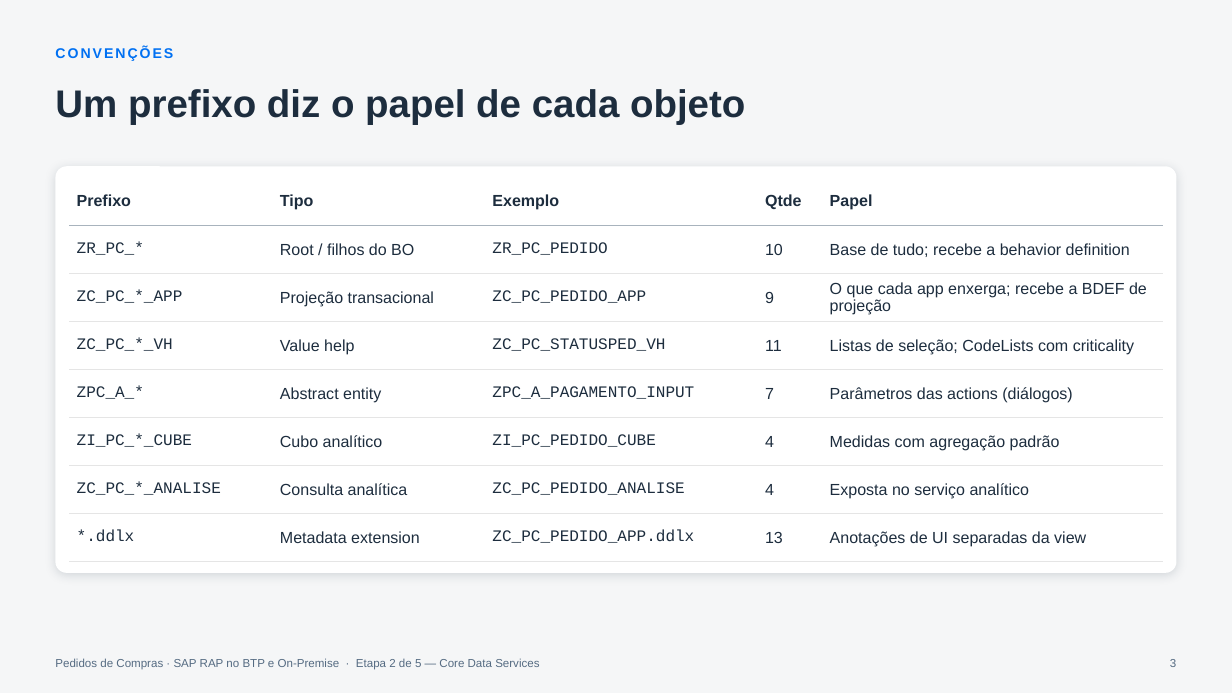
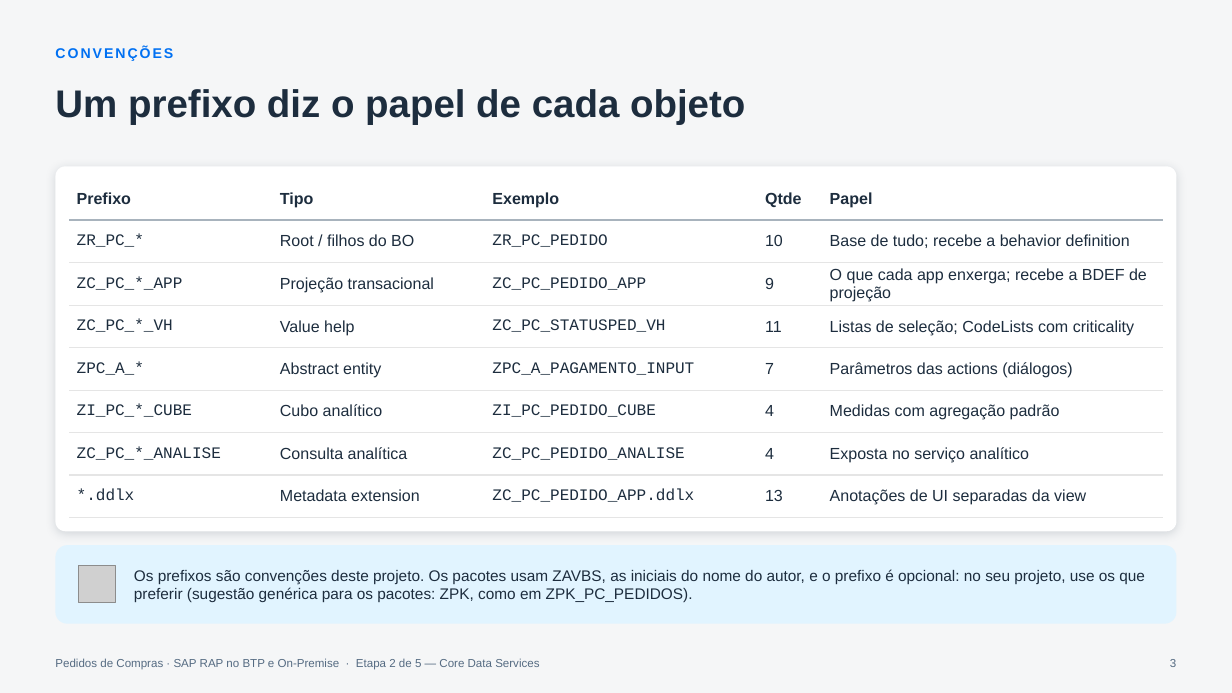
Before and after one commit to AdrianoBispo/sap-abap-rap-pedidos-de-compras-app, a slide deck: slide 3 of docs/apresentacoes/02-core-data-services.pptx. Drawn at 1232x693 pixels with LibreOffice and Linux fonts; fonts in the diff are those of the drawing; grey boxes stand for pictures. Boxes give left, top, right and bottom in pixels: in the first picture for what was removed or moved away, otherwise in the second. Text is boxed around its words. In the diff, an @@ line names an element or a change of style, - is before the commit and + after.

```diff
--- a/docs/apresentacoes/02-core-data-services.pptx
+++ b/docs/apresentacoes/02-core-data-services.pptx
@@ rounded rectangle: place and size @@
-rounded rectangle at [55,166,1177,573]
+rounded rectangle at [55,166,1177,531]
@@ table: place and size @@
-table at [69,177,1163,551]
+table at [69,177,1163,509]
@@ rounded rectangle added at [55,545,1177,624], fill #E1F4FF @@
@@ picture added at [79,566,116,603] @@
@@ text added at [134,569,1145,602], 12 pt, text #1D2D3E @@
+Os prefixos são convenções deste projeto. Os pacotes usam ZAVBS, as iniciais do nome do autor, e o prefixo é opcional: no seu projeto, use os que preferir (sugestão genérica para os pacotes: ZPK, como em ZPK_PC_PEDIDOS).
```
Also in this commit, not shown: 3 other files.
